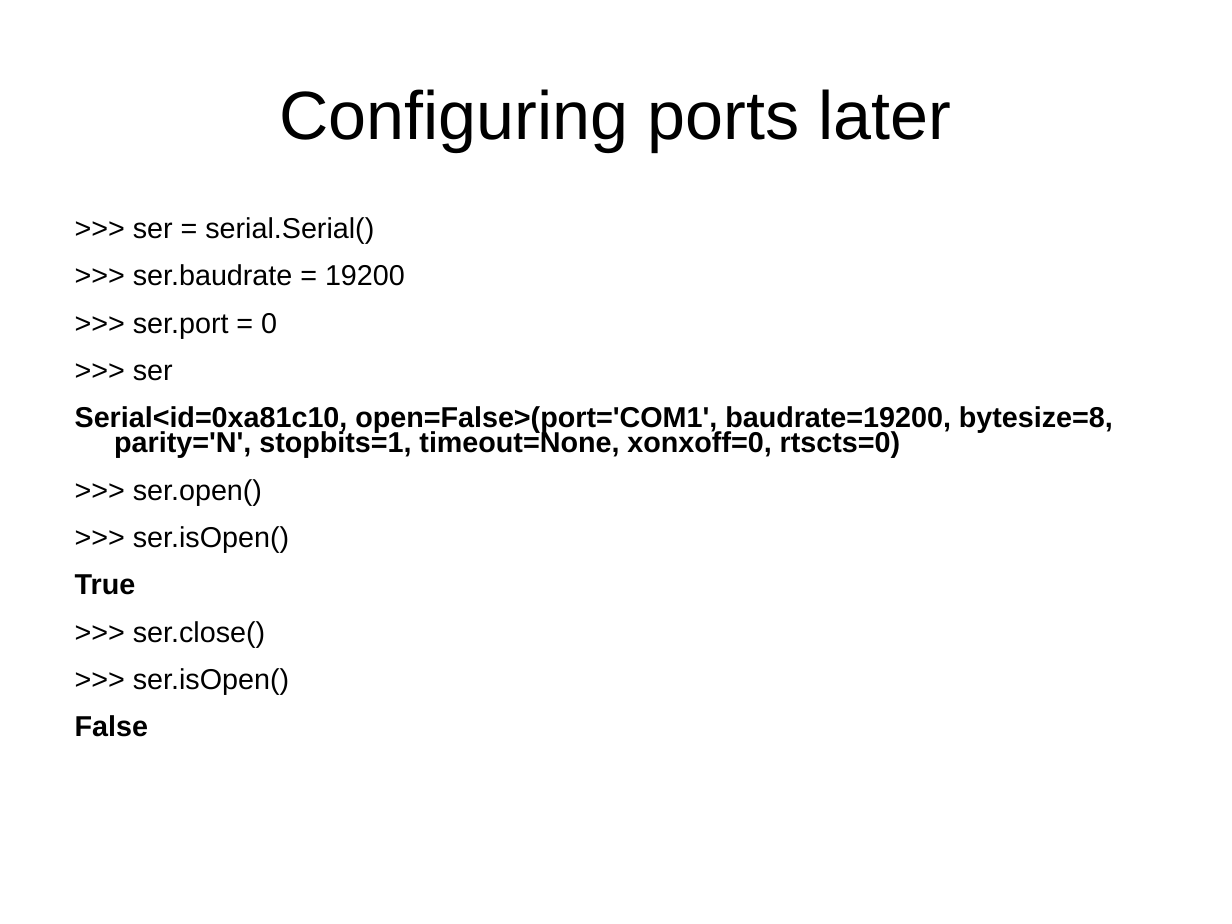
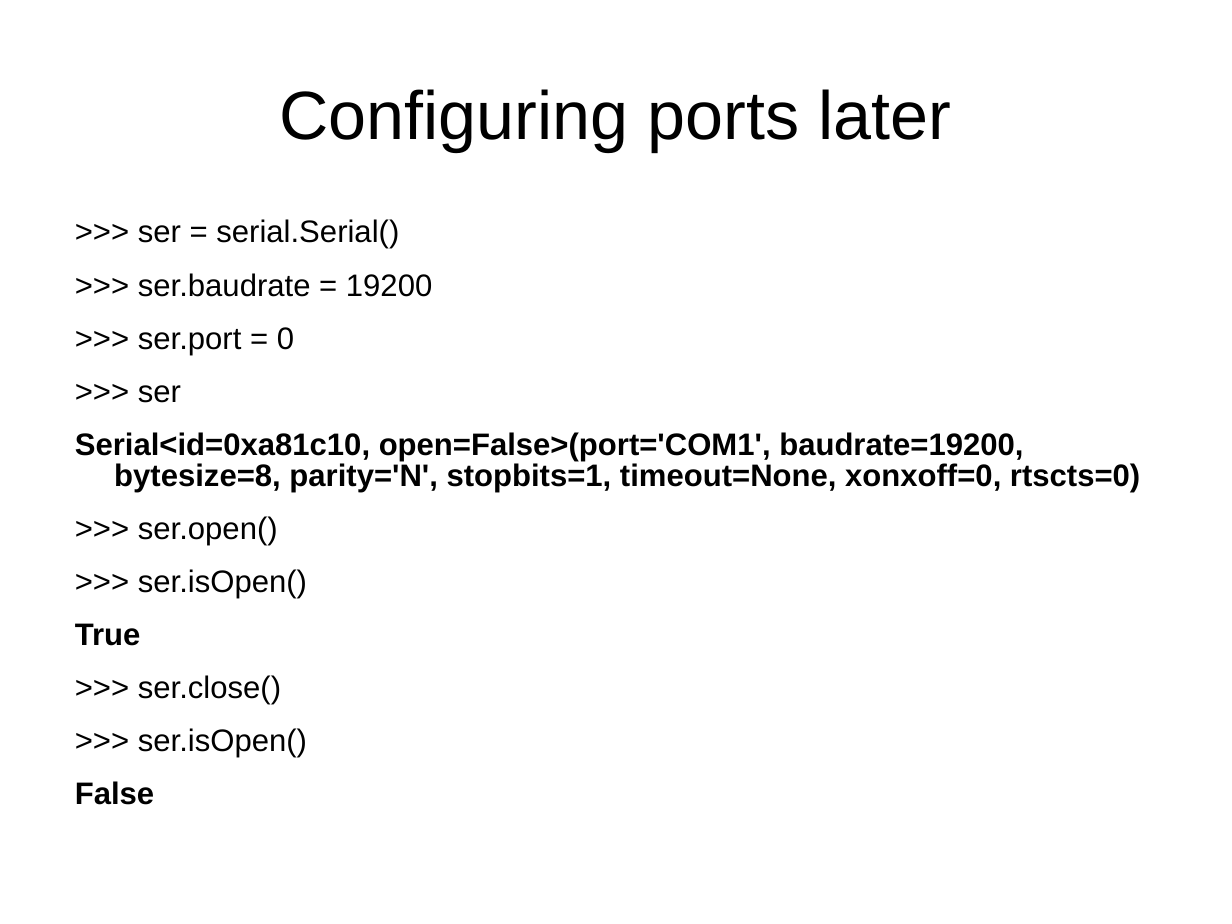
Before and after one commit to mDaiuto/IndyPySerial, a slide deck: slide 9 of IndyPy.ppt. Drawn at 1232x924 pixels with LibreOffice and Linux fonts; fonts in the diff are those of the drawing. Boxes give left, top, right and bottom in pixels: in the first picture for what was removed or moved away, otherwise in the second. Text is boxed around its words. In the diff, an @@ line names an element or a change of style, - is before the commit and + after.

```diff
--- a/IndyPy.ppt
+++ b/IndyPy.ppt
@@ text ">>> ser = serial.Serial()" at bbox=[75, 219, 1140, 805]: size 18.5 to 20 pt; line spacing 0.73 to 0.83 @@
```
Also in this commit, not shown: 4 other slides changed, 13 other files.
